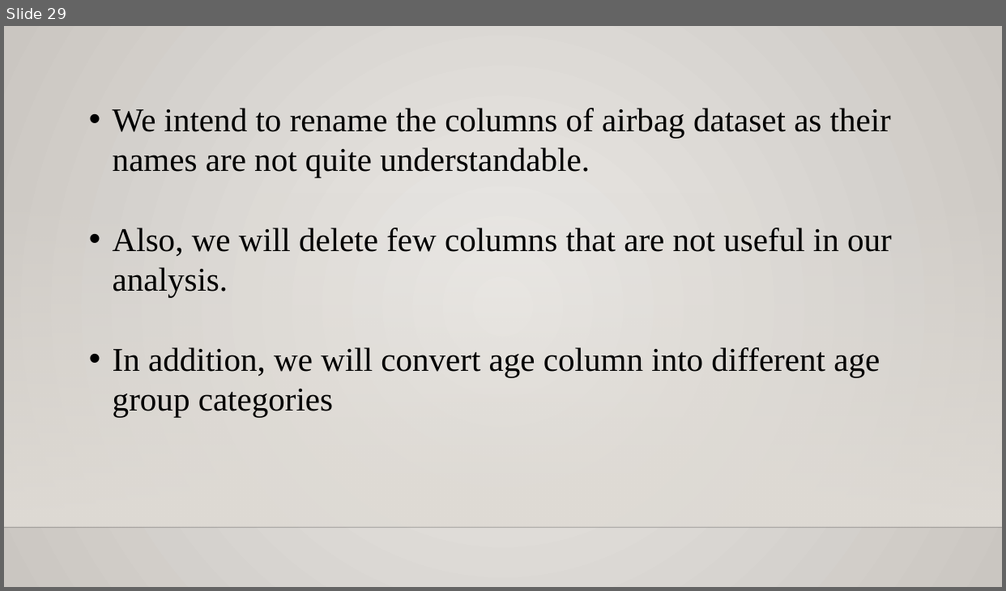
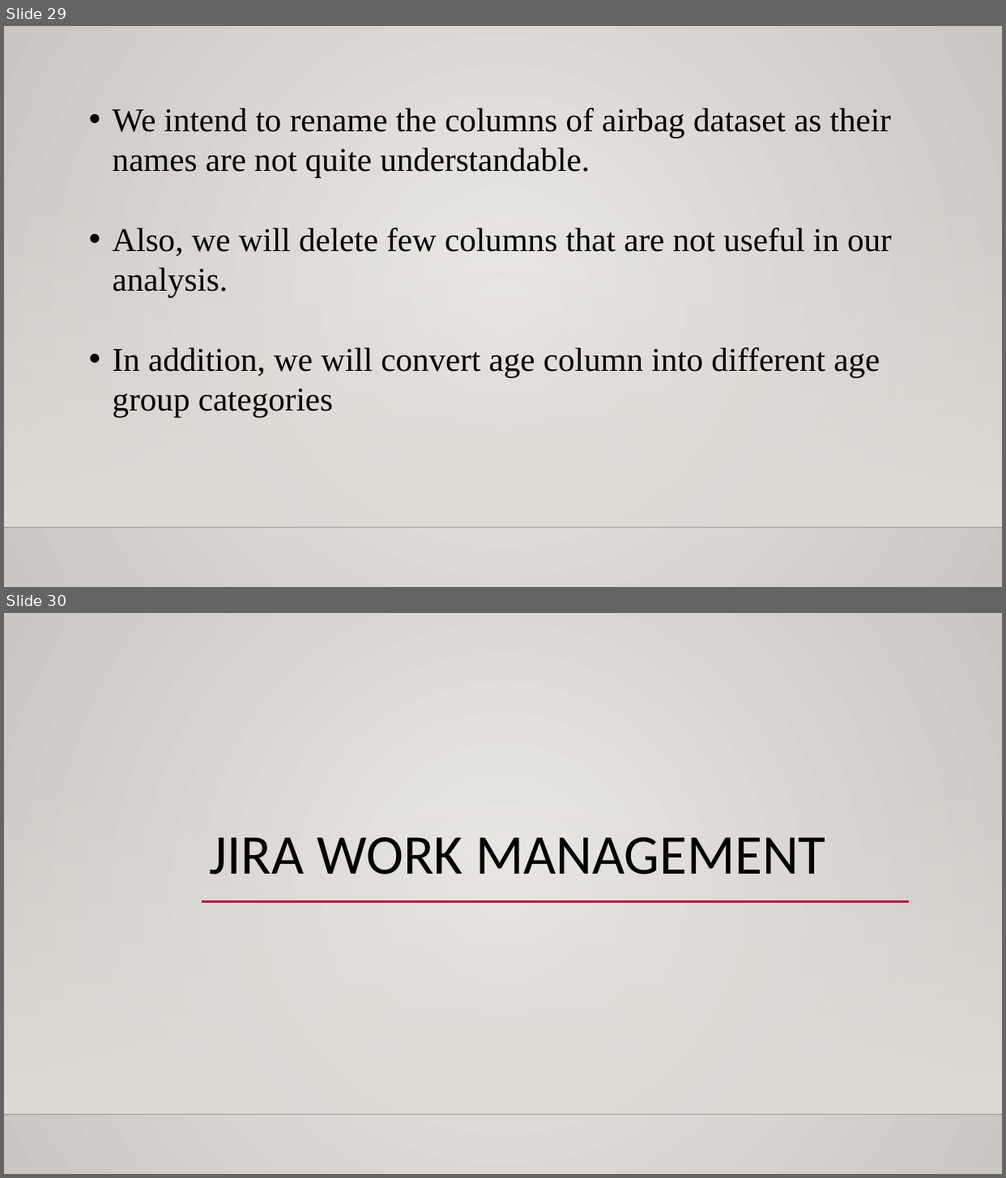
Before and after one commit to rajgabani/DAB-103-006-001, a slide deck: Project.pptx. Shown one above the other, each under a label of ours: slide 29 before the commit, slides 29 and 30 after it. The pictures are 1006x591 and 1006x1178 pixels, drawn with LibreOffice and Linux fonts; fonts in the diff are those of the drawing; background and template pictures are left out. Boxes give left, top, right and bottom in pixels: in the first picture for what was removed or moved away, otherwise in the second. Text is boxed around its words. In the diff, an @@ line names an element or a change of style, - is before the commit and + after.

```diff
--- a/Project.pptx
+++ b/Project.pptx
@@ slide 30 added at bbox=[4, 613, 1002, 1174], background gradient #ECEAE7 to #CAC7C1; not listed: 2 template elements that a slide beside it also shows @@
@@ title added at bbox=[210, 837, 825, 875], 54 pt, text #000000 @@
+JIRA WORK MANAGEMENT
@@ line added from (202, 902) to (909, 902), #B71E42 2.5 pt @@
```
Also in this commit, not shown: 1 slide changed, 6 other slides added.
